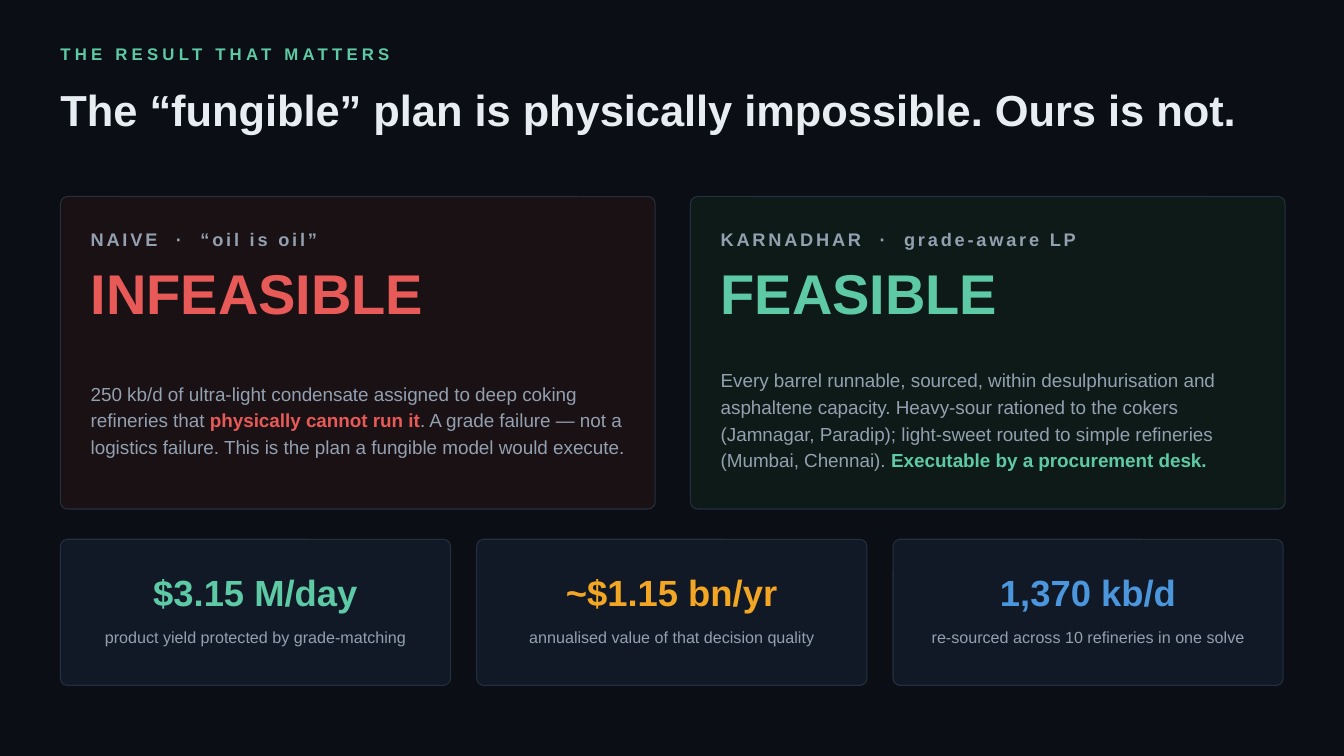
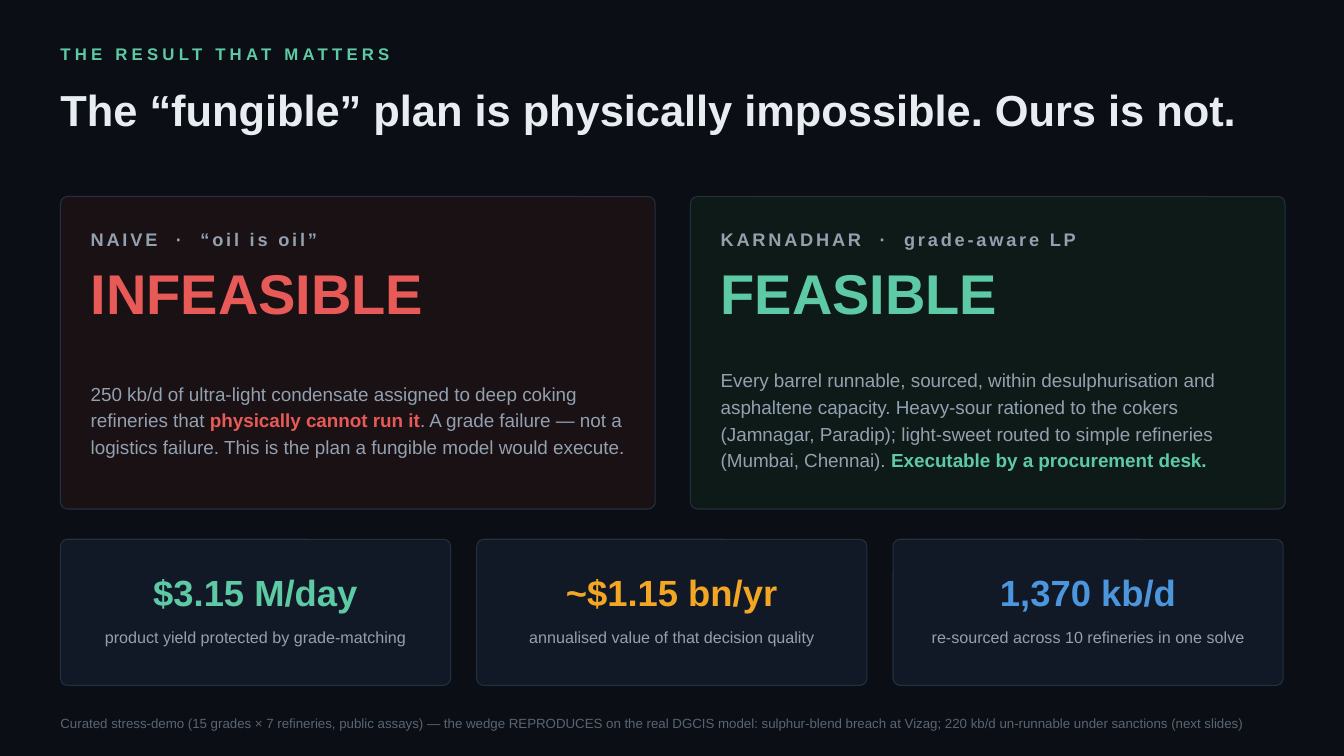
Before and after one commit to PureGenius369/Karnadhar, a slide deck: slide 6 of deliverables/KARNADHAR_Deck.pptx. Drawn at 1344x756 pixels with LibreOffice and Linux fonts; fonts in the diff are those of the drawing. Boxes give left, top, right and bottom in pixels: in the first picture for what was removed or moved away, otherwise in the second. Text is boxed around its words. In the diff, an @@ line names an element or a change of style, - is before the commit and + after.

Commit message:
Judge-grade hardening: reproducibility, LP correctness, decision layer
- Fresh-clone reproducibility: committed schema-2 derived DGCIS dataset
  (diets + realized prices) with transparent fallback in engine/refdata;
  a clone now runs the full suite with no raw .xls files
- Two-stage lexicographic LP (max fill, then min cost) replacing big-M;
  blend caps normalised by assigned volume (valid under scarce supply)
- Fixed boundary-rounding artifact that showed our own Russia-scenario
  plan as infeasible (2.04>2.04 epsilon breach)
- Decision layer: LP shadow prices (marginal value of one more kb/d of
  each scarce grade), usable-shortfall honesty metric (unmet + un-runnable),
  VLCC-equivalent ton-mile cost of rerouting (+66 tankers on Hormuz)
- Consistency: cascade Hormuz share 0.40 -> derived 0.46; commodity HHI
  excludes the OTHERS bucket; demo script/deck/README now keep the curated
  stress-demo and the real DGCIS model clearly labelled with own numbers
- UI card 3: blend-breach explanation, usable shortfall, VLCC row, shadow
  price line, negative-SPR insight framing; plan list hides <5 kb/d noise
- CI (GitHub Actions): 45-check validation + production frontend build on
  every push; MIT LICENSE; README badges, globe screenshot, real headline
  results; validation suite 39 -> 45 checks, all green

```diff
--- a/deliverables/KARNADHAR_Deck.pptx
+++ b/deliverables/KARNADHAR_Deck.pptx
@@ text added at box(60, 718, 1242, 731), 9.5 pt, text #5A6472 @@
+Curated stress-demo (15 grades × 7 refineries, public assays) — the wedge REPRODUCES on the real DGCIS model: sulphur-blend breach at Vizag; 220 kb/d un-runnable under sanctions (next slides)
```
Also in this commit, not shown: 3 other slides changed, 25 other files.
